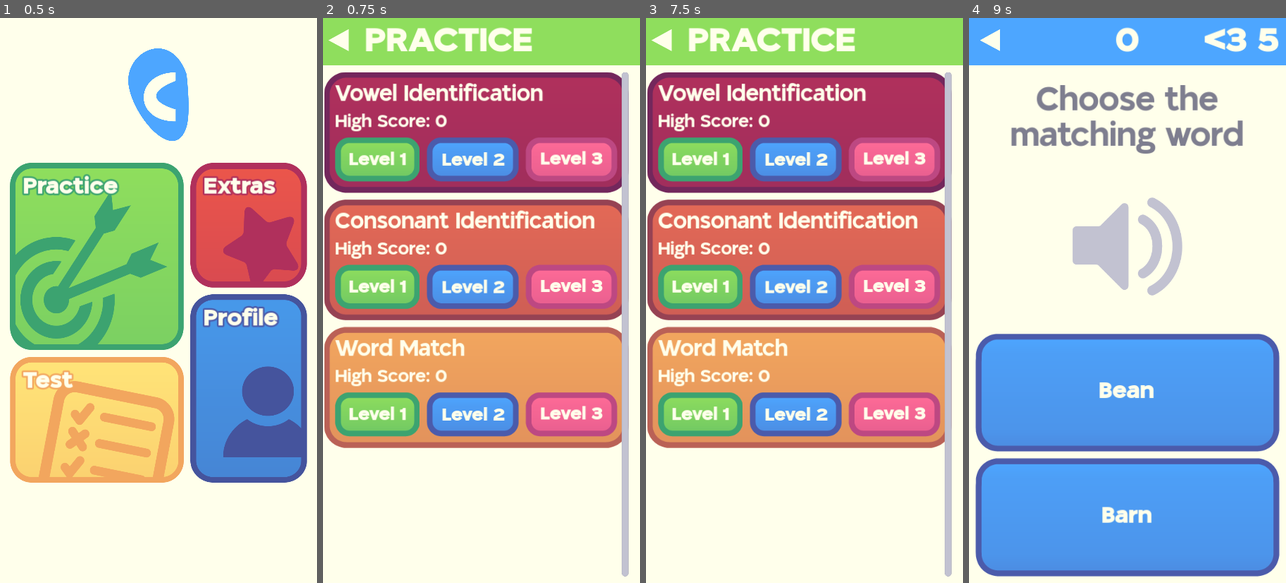
Above: before the commit, frames 1-4 (left to right).
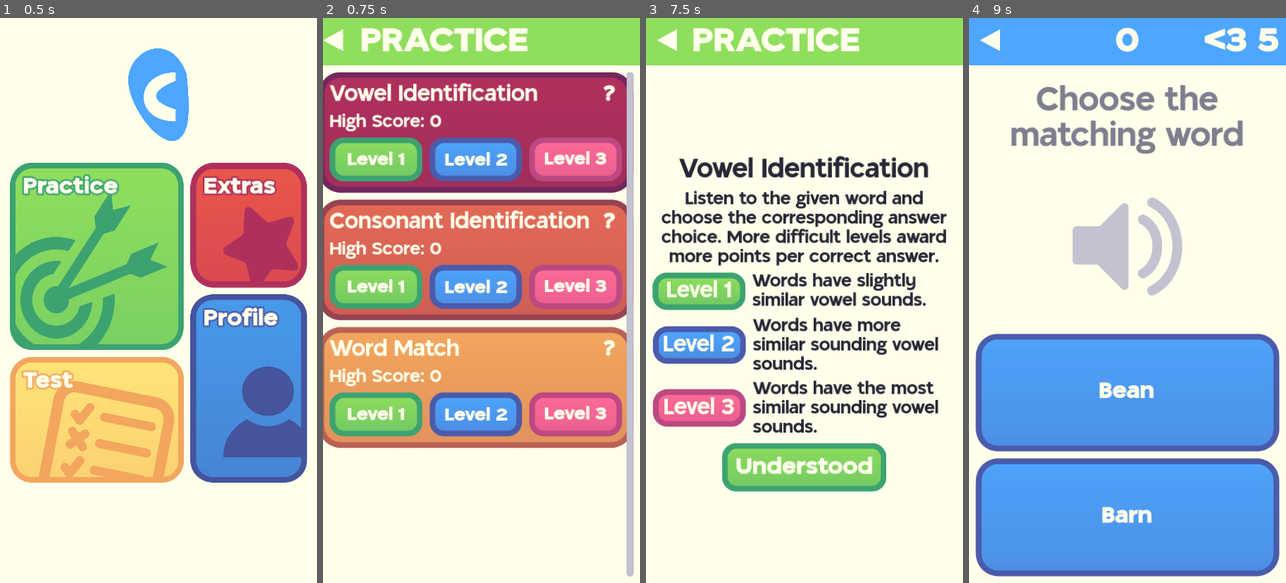
Above: after the commit, the same moments.

Repository: meteor0id1/cochlear
Game: Godot game, scene res://Scenes/MainMenu.tscn
Two runs of this game, one before a commit and one after it. Both use one fixed random seed, a clock stepped at 60 frames per second and the inputs below. Sound files missing from this copy of the repository are replaced by a short silence.
Inputs (mouse positions are in pixels of both pictures, inside the frame that each line leads up to; where the layout moved, square brackets give the same spot in the first picture):
- Up to frame 1 (0.5 s): no input
- Up to frame 2 (0.75 s): click (421, 255) at 0.5 s
- Up to frame 3 (7.5 s): click (658, 40) [665, 40] at 1.25 s; click (893, 390) at 2 s; click (668, 40) at 2.75 s; click (744, 419) at 3.5 s; click (668, 40) at 4.25 s; click (893, 227) at 5 s; click (668, 40) at 5.75 s; click (744, 255) at 6.5 s; click (931, 97) at 7.25 s, where only the run after the commit has a clickable "?"
- Up to frame 4 (9 s): click (1127, 470) at 8 s, where only the run after the commit has a clickable "Understood"; click "Level 2" at 8.75 s

Frame 1 is identical in both runs. In frame 2, 17% of the frame differs, in the area x 0-98%, y 1-99%; in frame 3, 64%, in the area x 0-97%, y 1-99%; in frame 4, nothing differs.

Commit message:
more fixes

Diff:
--- a/MainTheme.tres
+++ b/MainTheme.tres
@@ -70,6 +70,7 @@
 Button/styles/hover = null
 Button/styles/normal = SubResource("StyleBoxFlat_jlweo")
 Button/styles/pressed = null
+ButtonTransparent/base_type = &"Button"
 GridContainer/constants/h_separation = 12
 GridContainer/constants/v_separation = 12
 HBoxContainer/constants/separation = 12
--- a/Scenes/GamemodePanel.tscn
+++ b/Scenes/GamemodePanel.tscn
@@ -17,6 +17,21 @@
 texture_margin_top = 40.0
 texture_margin_right = 40.0
 texture_margin_bottom = 40.0
+
+[sub_resource type="StyleBoxFlat" id="StyleBoxFlat_nrqhv"]
+bg_color = Color(0.6, 0.6, 0.6, 0)
+
+[sub_resource type="StyleBoxFlat" id="StyleBoxFlat_07tht"]
+bg_color = Color(0.6, 0.6, 0.6, 0)
+
+[sub_resource type="StyleBoxFlat" id="StyleBoxFlat_0oii4"]
+bg_color = Color(0.6, 0.6, 0.6, 0)
+
+[sub_resource type="StyleBoxFlat" id="StyleBoxFlat_qhdh8"]
+bg_color = Color(0.6, 0.6, 0.6, 0)
+
+[sub_resource type="StyleBoxFlat" id="StyleBoxFlat_7bo2a"]
+bg_color = Color(0.6, 0.6, 0.6, 0)
 
 [sub_resource type="StyleBoxTexture" id="StyleBoxTexture_okmy4"]
 texture = ExtResource("4_hq3se")
@@ -59,7 +74,10 @@
 [node name="VBoxContainer" type="VBoxContainer" parent="MarginContainer"]
 layout_mode = 2
 
-[node name="TitleLabel" type="Label" parent="MarginContainer/VBoxContainer"]
+[node name="HBoxContainer2" type="HBoxContainer" parent="MarginContainer/VBoxContainer"]
+layout_mode = 2
+
+[node name="TitleLabel" type="Label" parent="MarginContainer/VBoxContainer/HBoxContainer2"]
 unique_name_in_owner = true
 layout_mode = 2
 size_flags_horizontal = 3
@@ -69,10 +87,20 @@
 text = "Word Match"
 vertical_alignment = 1
 
+[node name="HelpButton" type="Button" parent="MarginContainer/VBoxContainer/HBoxContainer2"]
+layout_mode = 2
+theme = ExtResource("1_eaklx")
+theme_override_styles/normal = SubResource("StyleBoxFlat_nrqhv")
+theme_override_styles/hover = SubResource("StyleBoxFlat_07tht")
+theme_override_styles/pressed = SubResource("StyleBoxFlat_0oii4")
+theme_override_styles/disabled = SubResource("StyleBoxFlat_qhdh8")
+theme_override_styles/focus = SubResource("StyleBoxFlat_7bo2a")
+text = " ? "
+
 [node name="HighScoreLabel" type="Label" parent="MarginContainer/VBoxContainer"]
 unique_name_in_owner = true
 layout_mode = 2
-size_flags_horizontal = 3
+size_flags_horizontal = 0
 size_flags_vertical = 1
 theme_override_font_sizes/font_size = 32
 text = "High Score: 1000"
@@ -117,6 +145,7 @@
 theme_override_styles/focus = SubResource("StyleBoxTexture_b87i6")
 text = "Level 3"
 
+[connection signal="pressed" from="MarginContainer/VBoxContainer/HBoxContainer2/HelpButton" to="." method="_on_help_button_pressed"]
 [connection signal="pressed" from="MarginContainer/VBoxContainer/HBoxContainer/EasyButton" to="." method="_on_easy_button_pressed"]
 [connection signal="pressed" from="MarginContainer/VBoxContainer/HBoxContainer/MediumButton" to="." method="_on_medium_button_pressed"]
 [connection signal="pressed" from="MarginContainer/VBoxContainer/HBoxContainer/HardButton" to="." method="_on_hard_button_pressed"]
--- a/Scenes/MainMenu.tscn
+++ b/Scenes/MainMenu.tscn
@@ -8,7 +8,6 @@
 [ext_resource type="Texture2D" uid="uid://djsiocss20hcx" path="res://Art/test_button.png" id="5_f36bm"]
 [ext_resource type="Texture2D" uid="uid://dqvps2cq2ndao" path="res://Art/extras_button.png" id="6_8vr4e"]
 [ext_resource type="Texture2D" uid="uid://bqsb24brm8a0o" path="res://Art/profile_button.png" id="6_k1c8s"]
-[ext_resource type="Script" path="res://Scripts/XPBar.gd" id="8_diicm"]
 
 [sub_resource type="StyleBoxTexture" id="StyleBoxTexture_vavor"]
 texture = ExtResource("3_yoad4")
@@ -40,6 +39,20 @@
 [sub_resource type="StyleBoxTexture" id="StyleBoxTexture_ke40g"]
 texture = ExtResource("6_k1c8s")
 modulate_color = Color(0.917647, 0.917647, 0.917647, 1)
+
+[sub_resource type="GDScript" id="GDScript_vfr6n"]
+script/source = "extends ProgressBar
+
+@onready var level_label = %LevelLabel
+
+func _update_xp_bar():
+	level_label.text = \"Level \" + str(Save.data.level)
+	value = Save.data.xp
+	max_value = Save.level_reqs[Save.data.level]
+
+func _ready():
+	_update_xp_bar()
+"
 
 [node name="MainMenu" type="Control"]
 layout_mode = 3
@@ -232,7 +245,7 @@
 max_value = 20.0
 step = 1.0
 value = 11.0
-script = ExtResource("8_diicm")
+script = SubResource("GDScript_vfr6n")
 
 [node name="LevelLabel" type="Label" parent="XPBar"]
 unique_name_in_owner = true
@@ -272,7 +285,6 @@
 stretch_mode = 5
 
 [connection signal="pressed" from="Buttons/VBoxContainer/PracticeButton" to="." method="_on_practice_button_pressed"]
-[connection signal="pressed" from="Buttons/VBoxContainer/PracticeButton" to="Buttons" method="_on_start_button_pressed"]
 [connection signal="pressed" from="Buttons/VBoxContainer/TestButton" to="." method="_on_test_button_pressed"]
 [connection signal="pressed" from="Buttons/VBoxContainer2/ExtrasButton" to="." method="_on_extras_button_pressed"]
 [connection signal="pressed" from="Buttons/VBoxContainer2/ProfileButton" to="." method="_on_profile_button_pressed"]
--- a/Scenes/ModeSelect.tscn
+++ b/Scenes/ModeSelect.tscn
@@ -8,6 +8,9 @@
 [ext_resource type="Texture2D" uid="uid://ose64hg3uxvd" path="res://Art/mode_3_panel.png" id="5_exclf"]
 [ext_resource type="Texture2D" uid="uid://di02gd6u5jerl" path="res://Art/back_button.png" id="7_8s5bn"]
 [ext_resource type="FontFile" uid="uid://b76vbo1u5bcq3" path="res://Fonts/TangoSans/TangoSans_Bold.ttf" id="7_sbkxy"]
+[ext_resource type="Texture2D" uid="uid://c30x5u4mjvfhh" path="res://Art/easy_button.png" id="9_gdhgy"]
+[ext_resource type="Texture2D" uid="uid://spa38lnxvdqs" path="res://Art/medium_button.png" id="10_4glbl"]
+[ext_resource type="Texture2D" uid="uid://cpmad7xs2hmqv" path="res://Art/hard_button.png" id="11_xuh1r"]
 
 [sub_resource type="StyleBoxFlat" id="StyleBoxFlat_tn67p"]
 bg_color = Color(0.560784, 0.870588, 0.364706, 1)
@@ -17,6 +20,41 @@
 border_width_right = 20
 border_color = Color(1, 1, 0.921569, 1)
 
+[sub_resource type="StyleBoxTexture" id="StyleBoxTexture_a7b1v"]
+texture = ExtResource("9_gdhgy")
+texture_margin_left = 25.0
+texture_margin_top = 24.0
+texture_margin_right = 24.0
+texture_margin_bottom = 23.0
+
+[sub_resource type="StyleBoxTexture" id="StyleBoxTexture_wobtc"]
+texture = ExtResource("9_gdhgy")
+texture_margin_left = 25.0
+texture_margin_top = 24.0
+texture_margin_right = 24.0
+texture_margin_bottom = 23.0
+
+[sub_resource type="StyleBoxTexture" id="StyleBoxTexture_vyxvd"]
+texture = ExtResource("9_gdhgy")
+texture_margin_left = 25.0
+texture_margin_top = 24.0
+texture_margin_right = 24.0
+texture_margin_bottom = 23.0
+
+[sub_resource type="StyleBoxTexture" id="StyleBoxTexture_bdadq"]
+texture = ExtResource("9_gdhgy")
+texture_margin_left = 25.0
+texture_margin_top = 24.0
+texture_margin_right = 24.0
+texture_margin_bottom = 23.0
+
+[sub_resource type="StyleBoxTexture" id="StyleBoxTexture_tl7xj"]
+texture = ExtResource("9_gdhgy")
+texture_margin_left = 25.0
+texture_margin_top = 24.0
+texture_margin_right = 24.0
+texture_margin_bottom = 23.0
+
 [node name="ModeSelect" type="Control"]
 custom_minimum_size = Vector2(0, 1000)
 layout_mode = 3
@@ -28,15 +66,27 @@
 theme = ExtResource("1_6gprc")
 script = ExtResource("2_k0726")
 gamemodes = [{
+"description": "Listen to the given word and choose the corresponding answer choice. More difficult levels award more points per correct answer.",
 "high_score": 0,
+"level_1_description": "Words have slightly similar vowel sounds.",
+"level_2_description": "Words have more similar sounding vowel sounds.",
+"level_3_description": "Words have the most similar sounding vowel sounds.",
 "texture": ExtResource("3_km65k"),
 "title": "Vowel Identification"
 }, {
+"description": "Listen to the given word and choose the corresponding answer choice. More difficult levels award more points per correct answer.",
 "high_score": 0,
+"level_1_description": "Words have slightly similar sounding consonant sounds.",
+"level_2_description": "Words have more similar sounding consonant sounds.",
+"level_3_description": "Words have the most similar sounding consonant sounds.",
 "texture": ExtResource("4_o28va"),
 "title": "Consonant Identification"
 }, {
+"description": "Listen to the given word and choose the corresponding answer choice, with the added challenge of background noise. More difficult levels award more points per correct answer.",
 "high_score": 0,
+"level_1_description": "Two answer options with light background noise.",
+"level_2_description": "Three answer options with medium background noise.",
+"level_3_description": "Four answer options with loud background noise.",
 "texture": ExtResource("5_exclf"),
 "title": "Word Match"
 }]
@@ -111,4 +161,128 @@
 size_flags_horizontal = 3
 size_flags_vertical = 3
 
+[node name="HelpPanel" type="VBoxContainer" parent="VBoxContainer/MarginContainer"]
+unique_name_in_owner = true
+visible = false
+layout_mode = 2
+alignment = 1
+
+[node name="GamemodeName" type="Label" parent="VBoxContainer/MarginContainer/HelpPanel"]
+unique_name_in_owner = true
+layout_mode = 2
+theme_override_colors/font_color = Color(0.152941, 0.152941, 0.211765, 1)
+theme_override_font_sizes/font_size = 48
+text = "Word Match"
+horizontal_alignment = 1
+vertical_alignment = 1
+
+[node name="GamemodeDescription" type="Label" parent="VBoxContainer/MarginContainer/HelpPanel"]
+unique_name_in_owner = true
+layout_mode = 2
+theme_override_colors/font_color = Color(0.152941, 0.152941, 0.211765, 1)
+theme_override_font_sizes/font_size = 32
+text = "Listen to the given word and choose the corresponding answer choice, with the added challenge of background noise. More difficult levels award more points per correct answer."
+horizontal_alignment = 1
+vertical_alignment = 1
+autowrap_mode = 3
+
+[node name="Level1Container" type="HBoxContainer" parent="VBoxContainer/MarginContainer/HelpPanel"]
+layout_mode = 2
+
+[node name="TextureRect" type="TextureRect" parent="VBoxContainer/MarginContainer/HelpPanel/Level1Container"]
+layout_mode = 2
+texture = ExtResource("9_gdhgy")
+stretch_mode = 3
+
+[node name="Label" type="Label" parent="VBoxContainer/MarginContainer/HelpPanel/Level1Container/TextureRect"]
+layout_mode = 1
+anchors_preset = 15
+anchor_right = 1.0
+anchor_bottom = 1.0
+grow_horizontal = 2
+grow_vertical = 2
+text = "Level 1"
+horizontal_alignment = 1
+vertical_alignment = 1
+
+[node name="Level1Description" type="Label" parent="VBoxContainer/MarginContainer/HelpPanel/Level1Container"]
+unique_name_in_owner = true
+layout_mode = 2
+size_flags_horizontal = 3
+size_flags_vertical = 1
+theme_override_colors/font_color = Color(0.152941, 0.152941, 0.211765, 1)
+theme_override_font_sizes/font_size = 32
+text = "Two answer options with light background noise"
+autowrap_mode = 2
+
+[node name="Level2Container" type="HBoxContainer" parent="VBoxContainer/MarginContainer/HelpPanel"]
+layout_mode = 2
+
+[node name="TextureRect" type="TextureRect" parent="VBoxContainer/MarginContainer/HelpPanel/Level2Container"]
+layout_mode = 2
+texture = ExtResource("10_4glbl")
+stretch_mode = 3
+
+[node name="Label" type="Label" parent="VBoxContainer/MarginContainer/HelpPanel/Level2Container/TextureRect"]
+layout_mode = 1
+anchors_preset = 15
+anchor_right = 1.0
+anchor_bottom = 1.0
+grow_horizontal = 2
+grow_vertical = 2
+text = "Level 2"
+horizontal_alignment = 1
+vertical_alignment = 1
+
+[node name="Level2Description" type="Label" parent="VBoxContainer/MarginContainer/HelpPanel/Level2Container"]
+unique_name_in_owner = true
+layout_mode = 2
+size_flags_horizontal = 3
+size_flags_vertical = 1
+theme_override_colors/font_color = Color(0.152941, 0.152941, 0.211765, 1)
+theme_override_font_sizes/font_size = 32
+text = "Three answer options with medium background noise"
+autowrap_mode = 2
+
+[node name="Level3Container" type="HBoxContainer" parent="VBoxContainer/MarginContainer/HelpPanel"]
+layout_mode = 2
+
+[node name="TextureRect" type="TextureRect" parent="VBoxContainer/MarginContainer/HelpPanel/Level3Container"]
+layout_mode = 2
+texture = ExtResource("11_xuh1r")
+stretch_mode = 3
+
+[node name="Label" type="Label" parent="VBoxContainer/MarginContainer/HelpPanel/Level3Container/TextureRect"]
+layout_mode = 1
+anchors_preset = 15
+anchor_right = 1.0
+anchor_bottom = 1.0
+grow_horizontal = 2
+grow_vertical = 2
+text = "Level 3"
+horizontal_alignment = 1
+vertical_alignment = 1
+
+[node name="Level3Description" type="Label" parent="VBoxContainer/MarginContainer/HelpPanel/Level3Container"]
+unique_name_in_owner = true
+layout_mode = 2
+size_flags_horizontal = 3
+size_flags_vertical = 1
+theme_override_colors/font_color = Color(0.152941, 0.152941, 0.211765, 1)
+theme_override_font_sizes/font_size = 32
+text = "Four answer options with loud background noise"
+autowrap_mode = 2
+
+[node name="ConfirmButton" type="Button" parent="VBoxContainer/MarginContainer/HelpPanel"]
+layout_mode = 2
+size_flags_horizontal = 4
+size_flags_vertical = 4
+theme_override_styles/normal = SubResource("StyleBoxTexture_a7b1v")
+theme_override_styles/hover = SubResource("StyleBoxTexture_wobtc")
+theme_override_styles/pressed = SubResource("StyleBoxTexture_vyxvd")
+theme_override_styles/disabled = SubResource("StyleBoxTexture_bdadq")
+theme_override_styles/focus = SubResource("StyleBoxTexture_tl7xj")
+text = "Understood"
+
 [connection signal="pressed" from="VBoxContainer/Header/MarginContainer/HBoxContainer/MarginContainer/BackButton" to="." method="_on_back_button_pressed"]
+[connection signal="pressed" from="VBoxContainer/MarginContainer/HelpPanel/ConfirmButton" to="." method="_on_confirm_button_pressed"]
--- a/Scenes/Profile.tscn
+++ b/Scenes/Profile.tscn
@@ -28,6 +28,7 @@
 anchor_bottom = 1.0
 grow_horizontal = 2
 grow_vertical = 2
+color = Color(1, 1, 0.921569, 1)
 
 [node name="VBoxContainer" type="VBoxContainer" parent="."]
 layout_mode = 1
--- a/Scripts/GamemodePanel.gd
+++ b/Scripts/GamemodePanel.gd
@@ -1,4 +1,6 @@
 extends PanelContainer
+
+signal show_help(gamemode)
 
 @onready var high_score_label = %HighScoreLabel
 @onready var title_label = %TitleLabel
@@ -22,3 +24,6 @@
 	Controller.game_mode = title_label.text
 	Controller.difficulty = 4
 	Controller.load_game()
+
+func _on_help_button_pressed():
+	show_help.emit(title_label.text)
--- a/Scripts/MainMenu.gd
+++ b/Scripts/MainMenu.gd
@@ -1,18 +1,13 @@
 extends Control
-
-
 
 func _on_profile_button_pressed():
 	get_tree().change_scene_to_file("res://Scenes/Profile.tscn")
 
-
 func _on_practice_button_pressed():
 	get_tree().change_scene_to_file("res://Scenes/ModeSelect.tscn")
-
 
 func _on_test_button_pressed():
 	get_tree().change_scene_to_file("res://Scenes/Test.tscn")
 
-
 func _on_extras_button_pressed():
 	get_tree().change_scene_to_file("res://Scenes/Extras.tscn")
--- a/Scripts/ModeSelect.gd
+++ b/Scripts/ModeSelect.gd
@@ -2,24 +2,44 @@
 
 signal panel_create
 
+
 @export var gamemodes = [
 	{
 		"title" = "Vowel Identification",
-		"texture" = ""
+		"texture" = "",
+		"description" = "Listen to the given word and choose the corresponding answer choice, with the added challenge of background noise. More difficult levels award more points per correct answer.",
+		"level_1_description" = "Two answer options with light background noise.",
+		"level_2_description" = "Three answer options with medium background noise.",
+		"level_3_description" = "Four answer options with loud background noise.",
 	},
 	{
 		"title" = "Consonant Identification",
-		"texture" = ""
+		"texture" = "",
+		"description" = "Listen to the given word and choose the corresponding answer choice, with the added challenge of background noise. More difficult levels award more points per correct answer.",
+		"level_1_description" = "Two answer options with light background noise.",
+		"level_2_description" = "Three answer options with medium background noise.",
+		"level_3_description" = "Four answer options with loud background noise.",
 	},
 	{
 		"title" = "Word Match",
-		"texture" = ""
+		"texture" = "",
+		"description" = "Listen to the given word and choose the corresponding answer choice, with the added challenge of background noise. More difficult levels award more points per correct answer.",
+		"level_1_description" = "Two answer options with light background noise.",
+		"level_2_description" = "Three answer options with medium background noise.",
+		"level_3_description" = "Four answer options with loud background noise.",
 	},
 ]
 
 @export var gamemode_panel: PackedScene
 @onready var gamemode_container = %GamemodeContainer
 @onready var scroll_container = %ScrollContainer
+@onready var help_panel = %HelpPanel
+@onready var gamemode_name = %GamemodeName
+@onready var gamemode_description = %GamemodeDescription
+@onready var level_1_description = %Level1Description
+@onready var level_2_description = %Level2Description
+@onready var level_3_description = %Level3Description
+
 
 func _ready():
 	scroll_container.get_v_scroll_bar().custom_minimum_size.x = 12
@@ -33,7 +53,27 @@
 		texture.set_texture_margin_all(40)
 		texture.set_content_margin_all(0)
 		new_panel.add_theme_stylebox_override("panel", texture)
+		new_panel.show_help.connect(show_help_menu)
+
+func show_help_menu(gamemode):
+	var gamemode_data
+	for mode in gamemodes:
+		if mode.title == gamemode:
+			gamemode_data = mode
+	if gamemode_data == null:
+		return
+
+	scroll_container.visible = false
+	help_panel.visible = true
+	gamemode_name.text = gamemode_data.title
+	gamemode_description.text = gamemode_data.description
+	level_1_description.text = gamemode_data.level_1_description
+	level_2_description.text = gamemode_data.level_2_description
+	level_3_description.text = gamemode_data.level_3_description
 
 func _on_back_button_pressed():
+	get_tree().change_scene_to_file("res://Scenes/MainMenu.tscn")
 
-	get_tree().change_scene_to_file("res://Scenes/MainMenu.tscn")
+func _on_confirm_button_pressed():
+	help_panel.visible = false
+	scroll_container.visible = true
Binary file added: Art/Coverpng.png
Not shown, added: Art/Coverpng.png.import
Not shown: 1 places in Scenes/GamemodePanel.tscn that only renumber resources
Not shown: 1 places in Scenes/ModeSelect.tscn that only renumber resources
Not shown, changed: WebBuild.zip
Not shown, changed: WebBuild/index.html
Not shown, changed: WebBuild/index.js
Not shown, changed: WebBuild/index.pck
Not shown, changed: WebBuild/index.wasm
